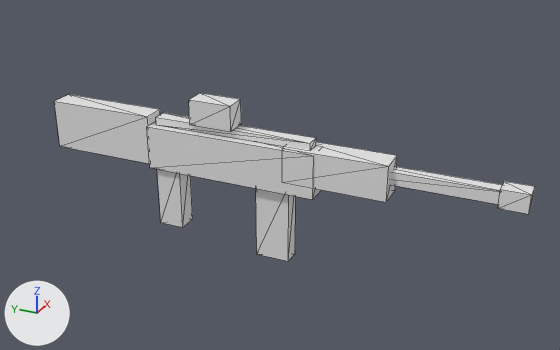
The OBJ model client/Assets/Art/Meshes/Props/Weapon_Vanguard_AssaultRifle.obj: old version first, new version second.
One viewpoint serves both versions: a camera (50 mm lens) standing at (-0.971, -0.564, 0.469) and looking at (0.021, -0.118, -0.027). Lighting does not change. The marker at lower left points along +X, +Y and +Z. The picture after the commit comes second. Mesh edges are drawn as thin lines. Where no turn or scale is listed for an object, it has been applied to the vertices.

Names of what the first picture shows: 'Weapon_Vanguard_AssaultRifle'.
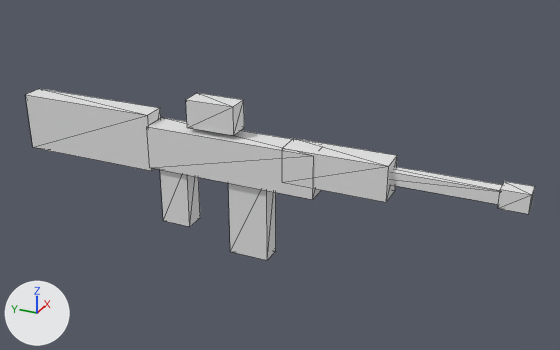
Changed parts and their boxes [x1, y1, x2, y2] in the pictures (560 x 350 px; the box of a moved part takes in the faces that stretch with it):
'Weapon_Vanguard_AssaultRifle', reshaped
    before: [54, 93, 535, 261]
    after: [26, 89, 535, 260]
part 1 of me_weapon_vanguard_assaultrifle, added
    after: [26, 89, 161, 171]
part 2 of me_weapon_vanguard_assaultrifle, deleted
    before: [256, 189, 296, 261]
part 3 of me_weapon_vanguard_assaultrifle, deleted
    before: [54, 95, 161, 164]
part 4 of me_weapon_vanguard_assaultrifle, moved or reshaped
    before: [156, 93, 316, 227]
    after: [160, 93, 276, 260]

What the commit changed:
me_weapon_vanguard_assaultrifle is used by ob_weapon_vanguard_assaultrifle; location (0.0, 0.0, 0.0).
me_weapon_vanguard_assaultrifle had 72 vertices, 108 faces and spanned x -0.023..0.023, y -0.49..0.27, z -0.155..0.088.
me_weapon_vanguard_assaultrifle now has 64 vertices, 96 faces and spans x -0.023..0.023, y -0.49..0.33, z -0.16..0.088.
me_weapon_vanguard_assaultrifle part 1: a new loose piece, a box spanning x -0.018..0.018, y 0.09..0.33, z -0.043..0.052.
me_weapon_vanguard_assaultrifle part 2: the loose piece of 8 vertices spanning x -0.013..0.013, y -0.148..-0.093, z -0.155..-0.025 is deleted.
me_weapon_vanguard_assaultrifle part 3: the loose piece of 8 vertices spanning x -0.019..0.019, y 0.09..0.27, z -0.03..0.05 is deleted.
Part 4, on me_weapon_vanguard_assaultrifle:
24 vertices move from x -0.018..0.018, y -0.18..0.081, z -0.135..0.088 to x -0.018..0.018, y -0.113..0.075, z -0.16..0.088.
